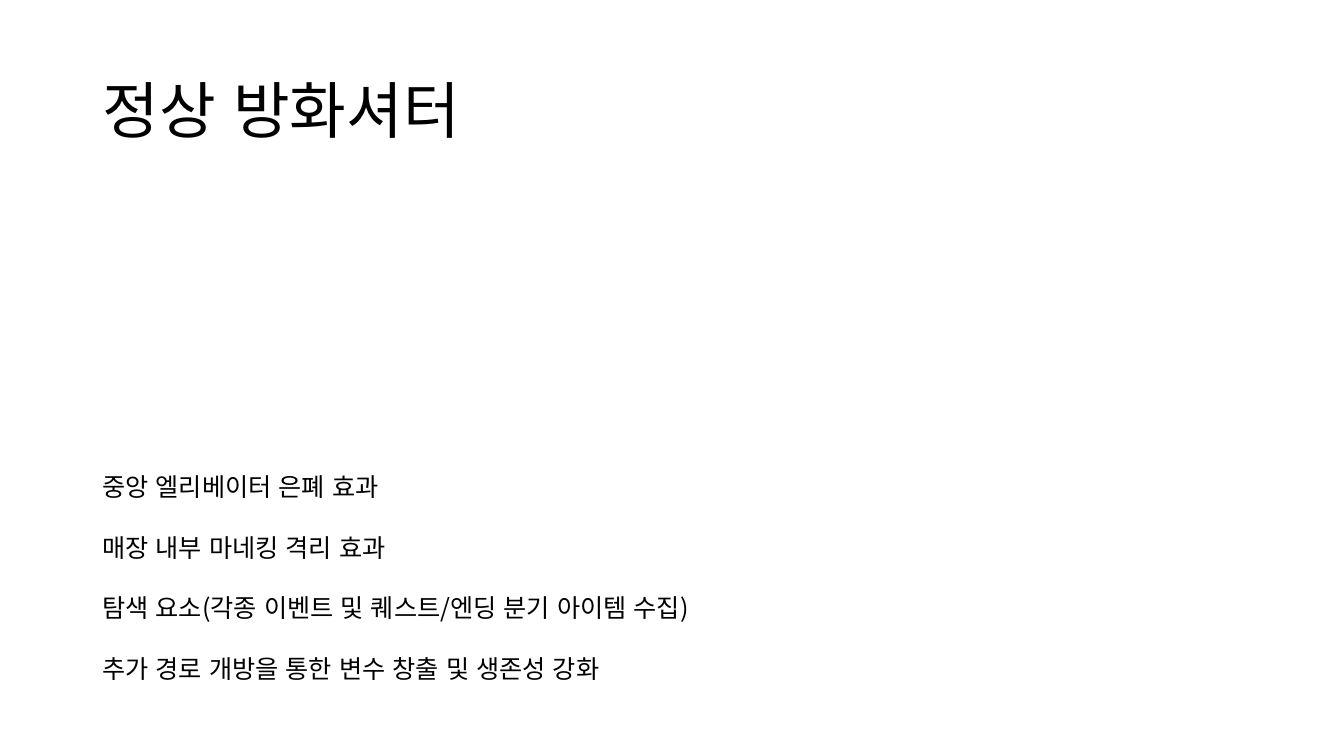
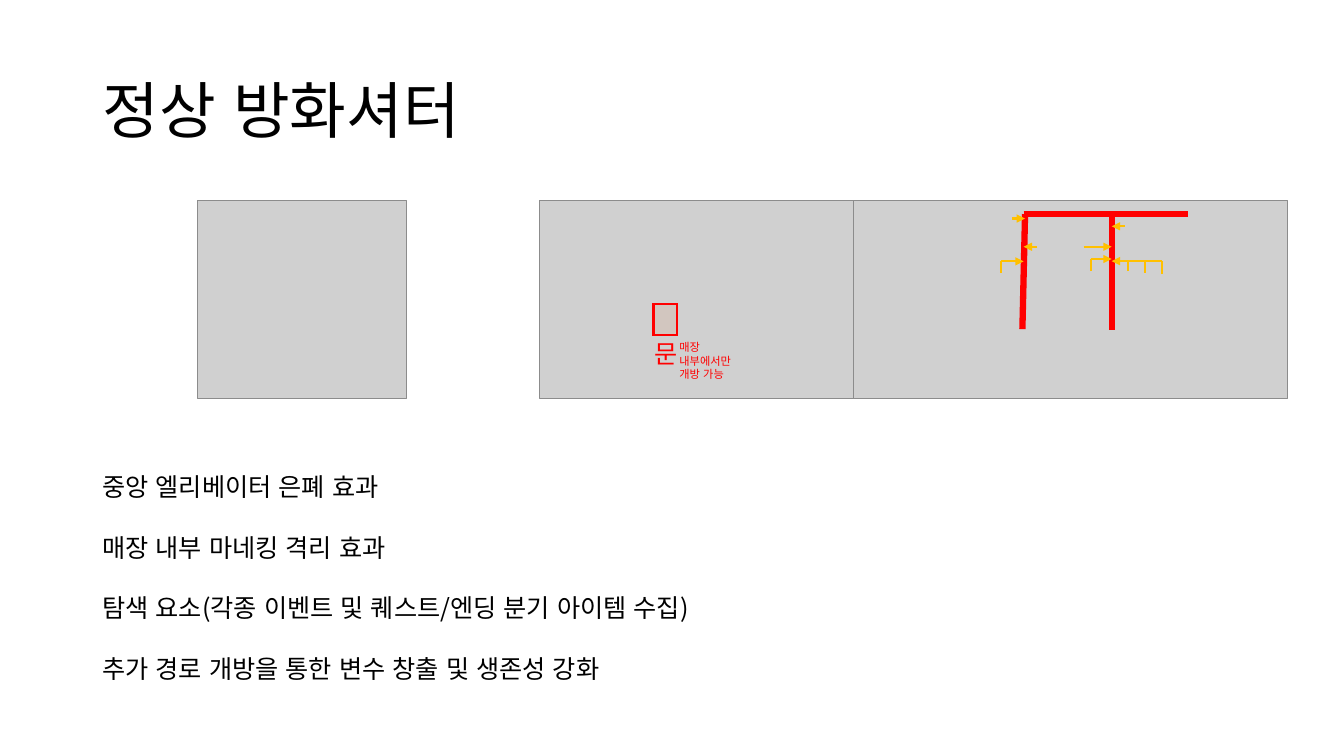
Before and after one commit to maru3172/ProjectDSFD, a slide deck: slide 5 of Work/2022184042_HSW/Document/백화점화재사건 방화셔터 기획서.pptx. Drawn at 1344x756 pixels with LibreOffice and Linux fonts; fonts in the diff are those of the drawing; grey boxes stand for pictures. Boxes give left, top, right and bottom in pixels: in the first picture for what was removed or moved away, otherwise in the second. Text is boxed around its words. In the diff, an @@ line names an element or a change of style, - is before the commit and + after.

```diff
--- a/Work/2022184042_HSW/Document/백화점화재사건 방화셔터 기획서.pptx
+++ b/Work/2022184042_HSW/Document/백화점화재사건 방화셔터 기획서.pptx
@@ picture added at box(198, 201, 406, 398) @@
@@ group added at box(540, 201, 1288, 398): 8 lines, 7 arrows, 2 pictures, 2 texts, 1 rectangle @@
+문
+매장 내부에서만
+개방 가능
```
Also in this commit, not shown: 1 other slide changed, 1 slide added.
